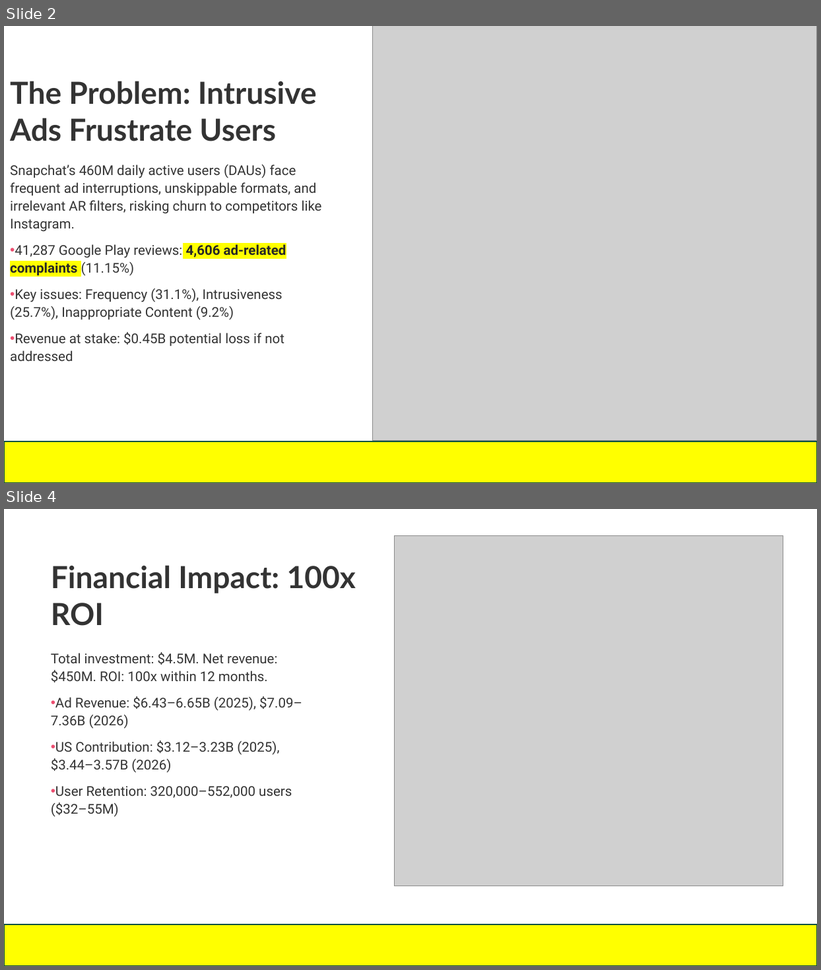
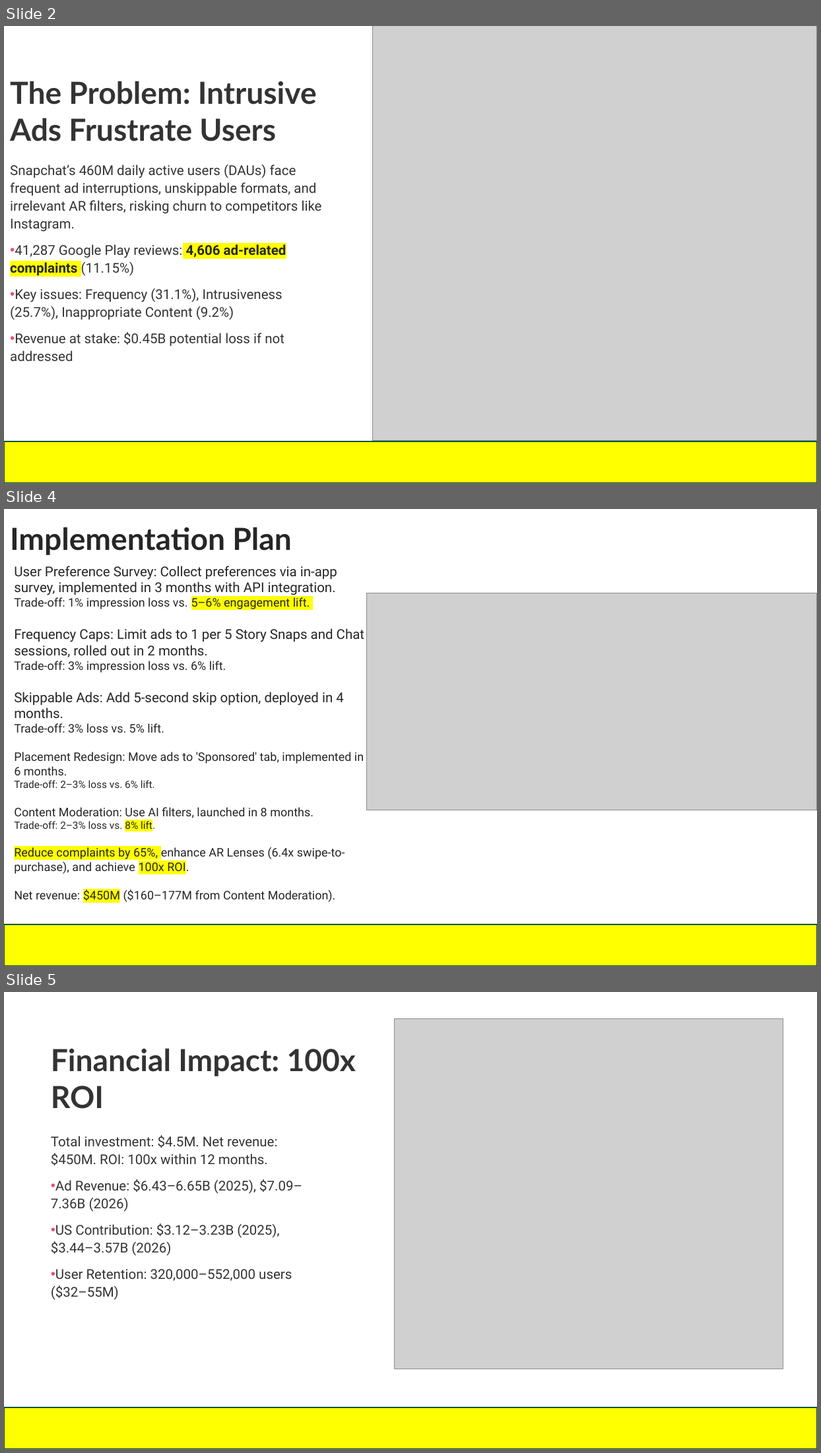
Before and after one commit to Hardik2545/SnapchatAdOptimization, a slide deck: Strategic Ad Experience Optimization for Snapchat.pptx. Shown one above the other, each under a label of ours: slides 2 and 4 before the commit, slides 2, 4 and 5 after it; the slides between them are not shown. The pictures are 821x970 and 821x1453 pixels, drawn with LibreOffice and Linux fonts; fonts in the diff are those of the drawing; grey boxes stand for pictures. Boxes give left, top, right and bottom in pixels: in the first picture for what was removed or moved away, otherwise in the second. Text is boxed around its words. In the diff, an @@ line names an element or a change of style, - is before the commit and + after.

```diff
--- a/Strategic Ad Experience Optimization for Snapchat.pptx
+++ b/Strategic Ad Experience Optimization for Snapchat.pptx
@@ slide 4 added at <box>4,509,817,966</box>, background #FFFFFF @@
@@ text added at <box>10,527,291,555</box>, 36 pt, text #262626, bold @@
+Implementation Plan
@@ text added at <box>14,566,364,904</box>, 14 pt, text #262626 @@
+User Preference Survey: Collect preferences via in-app survey, implemented in 3 months with API integration.
+Trade-off: 1% impression loss vs. 5–6% engagement lift.
+Frequency Caps: Limit ads to 1 per 5 Story Snaps and Chat sessions, rolled out in 2 months.
+Trade-off: 3% impression loss vs. 6% lift.
+Skippable Ads: Add 5-second skip option, deployed in 4 months.
+Trade-off: 3% loss vs. 5% lift.
+Placement Redesign: Move ads to 'Sponsored' tab, implemented in 6 months.
+Trade-off: 2–3% loss vs. 6% lift.
+Content Moderation: Use AI filters, launched in 8 months.
+Trade-off: 2–3% loss vs. 8% lift.
+Reduce complaints by 65%, enhance AR Lenses (6.4x swipe-to-purchase), and achieve 100x ROI.
+Net revenue: $450M ($160–177M from Content Moderation).
@@ picture added at <box>367,593,817,811</box> @@
@@ rectangle added at <box>4,925,817,966</box>, fill #FFFF00, outline #0D5344 1 pt @@
@@ what was slide 4 is now slide 5 @@
```
Also in this commit, not shown: 1 slide changed, 1 other slide added.
